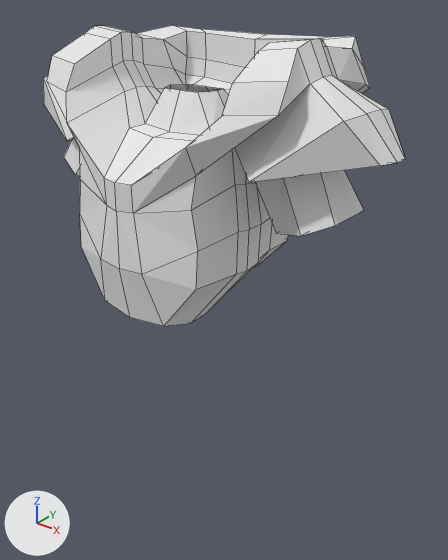
Renders of the Blender file Unity/Assets/Meshes/Spaceman.blend from each side of a commit.
Camera for both pictures: a 50 mm camera at (8.63, -9.3, 17.1) aimed at (0.56, 0.78, 10.85). Every picture has the same lights, and +X, +Y and +Z are marked at lower left. Mesh edges are drawn as thin lines.
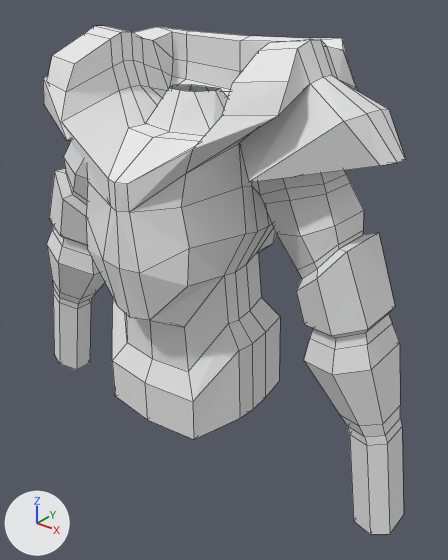
Edits to the bpy script that builds the scene:
```text
Change me_cube:
    used by ob_mesh; location = (0.0, 0.0, 0.0)
    remove me_cube.from_pydata(...)  # 131 vertices, 126 faces, 1 loose edge; spans x 0.0..4.57, y -1.84..3.1, z 10.37..16.17
    add me_cube.from_pydata(...)  # 233 vertices, 226 faces, 1 loose edge; spans x 0.0..5.51, y -1.84..2.45, z 6.47..16.17
    me_cube part 1
    9 vertices are removed from x 0.0..1.66, y -0.18..1.05, z 10.7..13.86
    27 faces are deleted
    5 vertices in x 1.58, y -1.53..1.33, z 14.35..14.94 move by (0.17, 0.0, 0.0)
    4 vertices in x 1.54..1.56, y -0.09..1.0, z 13.35..14.98 move by (0.16, 0.0, 0.0)
    3 vertices in x 1.65..1.67, y -0.15..1.06, z 12.51..12.6 move by (0.19, 0.0, 0.0)
    3 vertices in x 0.0..2.7, y 2.53..2.56, z 14.86..16.08 move by (0.0, -0.53, 0.0)
    56 vertices move from x 0.0..3.05, y -1.8..3.1, z 10.37..16.02 to x 0.0..3.05, y -1.8..2.45, z 8.9..16.02
    111 vertices are added at x 0.0..5.51, y -1.36..1.55, z 6.47..13.86
    127 new faces join them
```

Where the change shows, as pixel boxes (x1, y1, x2, y2) in the pictures (448 x 560 px):
'Mesh', reshaped (69% taller): before (43, 26, 405, 326); after (43, 26, 405, 534)
part 1 of me_cube, built on: before (46, 26, 370, 326); after (46, 27, 404, 534)
